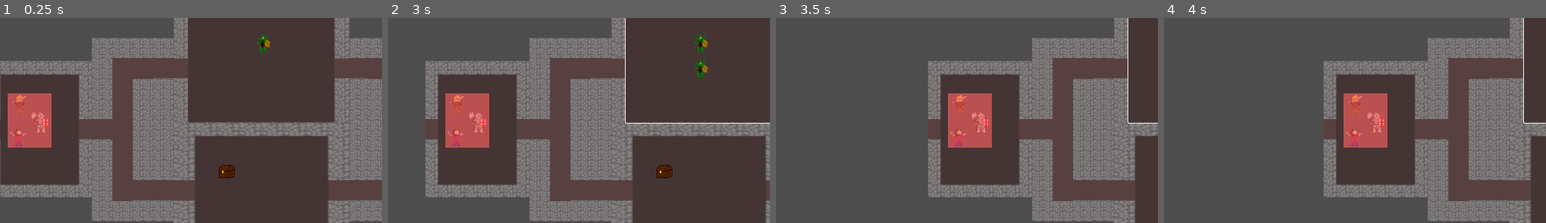
Above: before the commit, frames 1-4 (left to right).
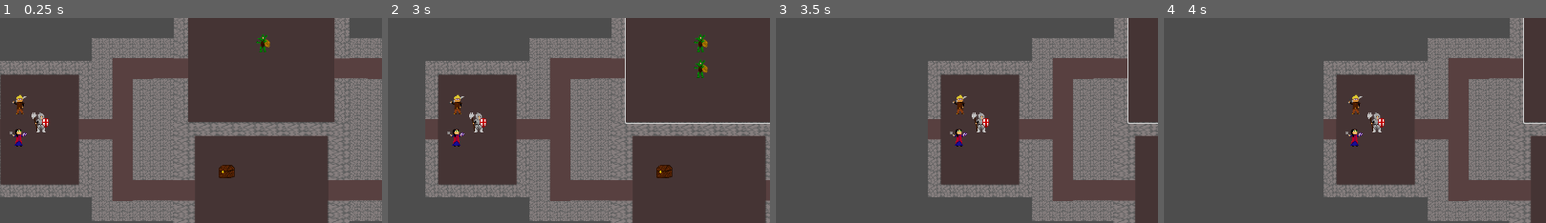
Above: after the commit, the same moments.

Repository: Gamnraa/GMTK-2023-Dungeon-Master
Game: Godot game, scene res://dungeon.tscn
Two runs of this game, one before a commit and one after it. Both use one fixed random seed, a clock stepped at 60 frames per second and the inputs below.
Inputs (mouse positions are % of the whole screen's width and height, from its top left):
- Up to frame 1 (0.25 s): no input
- Up to frame 2 (3 s): click (7, 80) at 0.5 s; click (36, 18) at 1.25 s; tap Enter (end_turn_restart) at 2, 2.75 s; move the mouse to (6, 31) at 2.02 s; click (6, 31) at 2.17 s; move the mouse to (1, 29) at 2.77 s; click (1, 29) at 2.92 s
- Up to frame 3 (3.5 s): no input
- Up to frame 4 (4 s): move the mouse to (58, 12) at 3.52 s; click (58, 12) at 3.67 s
The pictures show only the part of the screen within x 2-52%, y 6-56%; the shares and areas given below are measured in that part.

The runs differ from the first frame. In frame 1, 3.0% of the frame differs, in the area x 2-14%, y 36-64%; in frame 2, 3.0%; in frame 3, 3.0%; in frame 4, 3.0%.

Commit message:
The Party is now highlighted when they can be attacked

Diff:
--- a/entities/goblin.gd
+++ b/entities/goblin.gd
@@ -62,6 +62,7 @@
 					room.send_to_room.connect(move_to_room)
 	elif curr_room.has_party:
 		Global.TheParty.active = true
+		Global.TheParty.get_node("AttackIndicator").show()
 
 	Global.TheDungeon.get_node("HUD").get_node("ButtonX").show()
 	Global.TheDungeon.get_node("HUD").get_node("CancelLabel").show()
--- a/party.gd
+++ b/party.gd
@@ -95,6 +95,8 @@
 	alive_members = [$man_at_arms, $paladin, $cleric]
 	total_members = alive_members.size()
 	for hero in alive_members: hero.start()
+	$AttackIndicator.hide()
+	$AttackHighlight.hide()
 
 # Called every frame. 'delta' is the elapsed time since the previous frame.
 func _process(delta):
@@ -119,14 +121,17 @@
 
 func _on_mouse_entered():
 	if active: selectable = true
+	if $AttackIndicator.visible: $AttackHighlight.show()
 
 
 func _on_mouse_exited():
 	selectable = false
-
+	$AttackHighlight.hide()
 
 func on_attacked(attacker):
 	var target = randi() % alive_members.size()
 	attacker.action_attack.emit(alive_members[target])
 	active = false
+	$AttackIndicator.hide()
+	$AttackHighlight.hide()
 	perform_action.emit(1)
--- a/party.tscn
+++ b/party.tscn
@@ -6,7 +6,7 @@
 [ext_resource type="PackedScene" uid="uid://46lwm1amrp2s" path="res://entities/cleric.tscn" id="4_xa0tq"]
 
 [sub_resource type="RectangleShape2D" id="RectangleShape2D_6p2sn"]
-size = Vector2(77, 87)
+size = Vector2(70, 86)
 
 [node name="party" type="Area2D"]
 disable_mode = 2
@@ -21,14 +21,10 @@
 position = Vector2(34, -24)
 scale = Vector2(1, 1)
 
-[node name="CollisionShape2D" type="CollisionShape2D" parent="."]
-visibility_layer = 0
-position = Vector2(22.5, -26.5)
-shape = SubResource("RectangleShape2D_6p2sn")
-
 [node name="cleric" parent="." instance=ExtResource("4_xa0tq")]
 
 [node name="AttackIndicator" type="ColorRect" parent="."]
+process_mode = 4
 offset_left = -19.0
 offset_top = -70.0
 offset_right = 51.0
@@ -36,12 +32,19 @@
 color = Color(1, 0, 0, 0.513726)
 
 [node name="AttackHighlight" type="ColorRect" parent="."]
+process_mode = 4
+visible = false
 offset_left = -19.0
 offset_top = -70.0
 offset_right = 51.0
 offset_bottom = 16.0
 color = Color(1, 1, 1, 0.235294)
 
+[node name="CollisionShape2D" type="CollisionShape2D" parent="."]
+visibility_layer = 0
+position = Vector2(16, -27)
+shape = SubResource("RectangleShape2D_6p2sn")
+
 [connection signal="mouse_entered" from="." to="." method="_on_mouse_entered"]
 [connection signal="mouse_exited" from="." to="." method="_on_mouse_exited"]
 [connection signal="dead" from="man_at_arms" to="." method="_on_man_at_arms_dead"]
